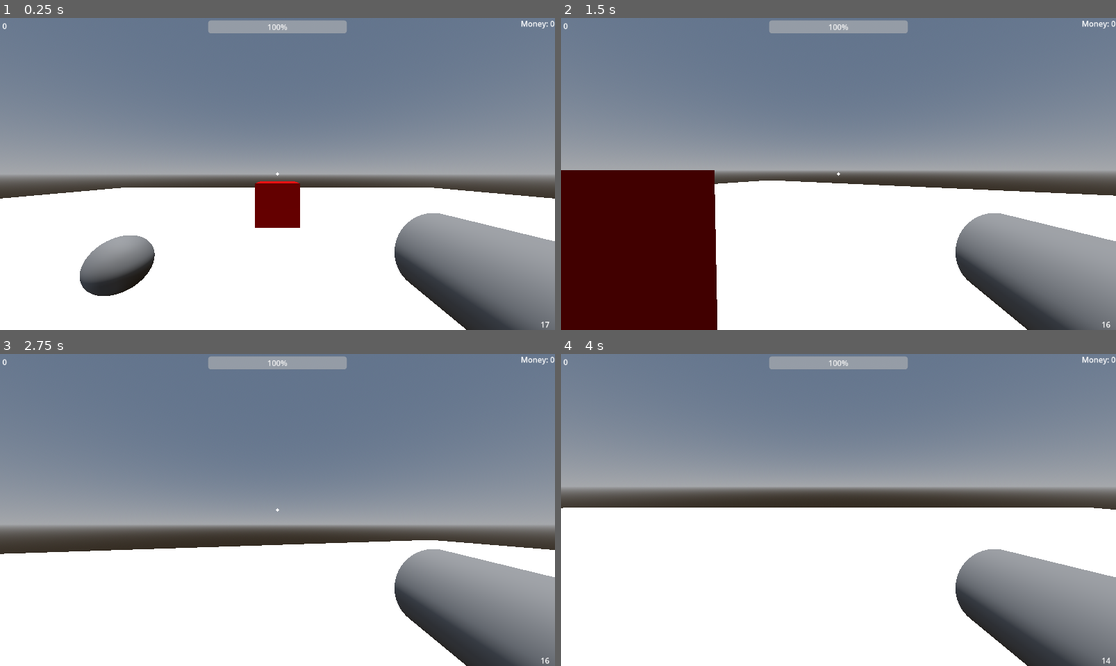
Above: before the commit, frames 1-4 (two rows, left to right).
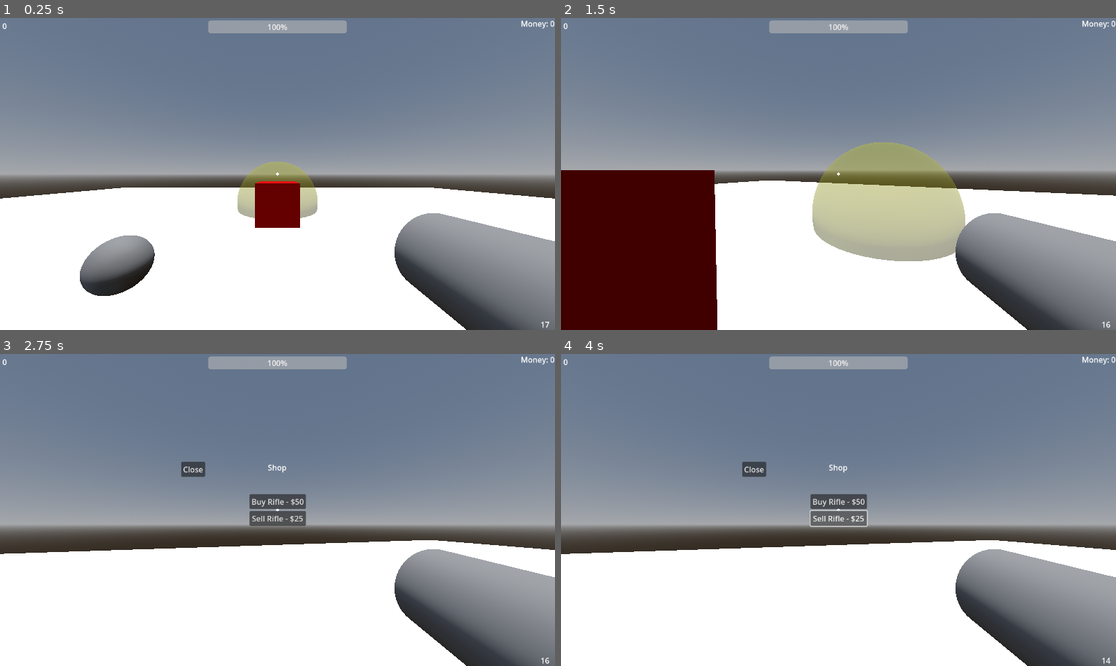
Above: after the commit, the same moments.

Repository: pneumatick/godot-project-a
Game: Godot game, scene res://Scenes/3d_scene_root.tscn
The game is run twice, just before and just after one commit, with the same random seed, the same clock (stepped at 60 frames per second) and the same inputs.
Inputs (mouse positions are in pixels of both pictures, inside the frame that each line leads up to):
- Up to frame 1 (0.25 s): no input
- Up to frame 2 (1.5 s): tap Enter (ui_accept) at 0.5, 0.77 s; move the mouse to (866, 174) at 0.52 s; press the mouse at (866, 174) at 0.53 s; hold W (move_forward) from 0.53 s (still down); move the mouse to (810, 174) at 1.27 s; release the mouse at (810, 174) at 1.28 s; tap Mouse wheel up (next_item) at 1.35 s
- Up to frame 3 (2.75 s): keep holding W (move_forward); tap Enter (ui_accept) at 1.52 s; move the mouse to (288, 503) at 2.02 s; hold Mouse wheel down (previous_item) from 2.03 s (still down)
- Up to frame 4 (4 s): release W (move_forward) at 2.75 s; release Mouse wheel down (previous_item) at 2.75 s; click (838, 500) at 2.75 s, where only the run after the commit has a clickable "Buy Rifle - $50"; click (838, 519) at 3.5 s, where only the run after the commit has a clickable "Sell Rifle - $25"

The runs differ from the first frame. In frame 1, 1.2% of the frame differs, in the area x 42-58%, y 46-65%; in frame 2, 8.4%; in frame 3, 1.2%; in frame 4, 25%, in the area x 0-100%, y 34-65%.

Commit message:
Implement shop feature

Diff:
--- a/Scenes/3d_scene_root.tscn
+++ b/Scenes/3d_scene_root.tscn
@@ -6,6 +6,7 @@
 [ext_resource type="PackedScene" uid="uid://ducw325a8ghny" path="res://Scenes/rifle_pickup.tscn" id="4_5rbum"]
 [ext_resource type="PackedScene" uid="uid://tldca8ygc1hw" path="res://Scenes/hud.tscn" id="4_kb1pf"]
 [ext_resource type="PackedScene" uid="uid://mlxqh5iqxvxs" path="res://Scenes/target.tscn" id="5_23mtt"]
+[ext_resource type="PackedScene" uid="uid://dulrda5jbt33a" path="res://Scenes/shop_zone.tscn" id="7_lyres"]
 
 [sub_resource type="BoxShape3D" id="BoxShape3D_sxnch"]
 size = Vector3(10, 1, 10)
@@ -83,9 +84,10 @@
 [node name="Pistol Pickup" parent="." instance=ExtResource("4_5rbum")]
 weapon_name = "Pistol"
 
+[node name="ShopZone" parent="." instance=ExtResource("7_lyres")]
+transform = Transform3D(5, 0, 0, 0, 5, 0, 0, 0, 5, 0, 0, -10)
+
 [connection signal="death" from="Player" to="." method="_on_player_death"]
-[connection signal="death" from="Player" to="HUD" method="_on_player_death"]
-[connection signal="money_change" from="Player" to="HUD" method="_on_player_money_change"]
 [connection signal="weapon_equipped" from="Player" to="HUD" method="_on_player_weapon_equipped"]
 [connection signal="weapon_reloaded" from="Player" to="HUD" method="_on_player_weapon_reloaded"]
 [connection signal="picked_up" from="Rifle Pickup" to="." method="_on_gun_pickup_picked_up"]
--- a/Scenes/hud.tscn
+++ b/Scenes/hud.tscn
@@ -1,7 +1,8 @@
-[gd_scene load_steps=4 format=3 uid="uid://tldca8ygc1hw"]
+[gd_scene load_steps=5 format=3 uid="uid://tldca8ygc1hw"]
 
 [ext_resource type="Script" uid="uid://bwsr8lcu0e48x" path="res://Scripts/crosshair.gd" id="1_37p78"]
 [ext_resource type="Script" uid="uid://dnu7pnurodndd" path="res://Scripts/hud.gd" id="1_64ctp"]
+[ext_resource type="Script" uid="uid://b2eigmfm3c46e" path="res://Scripts/shop_ui.gd" id="3_bjfho"]
 
 [sub_resource type="CanvasItemMaterial" id="CanvasItemMaterial_g5xil"]
 
@@ -77,3 +78,57 @@
 grow_vertical = 2
 mouse_filter = 2
 script = ExtResource("1_37p78")
+
+[node name="ShopUI" type="Control" parent="."]
+layout_mode = 3
+anchors_preset = 8
+anchor_left = 0.5
+anchor_top = 0.5
+anchor_right = 0.5
+anchor_bottom = 0.5
+offset_left = -200.0
+offset_top = -100.0
+offset_right = 200.0
+offset_bottom = 100.0
+grow_horizontal = 2
+grow_vertical = 2
+script = ExtResource("3_bjfho")
+
+[node name="Shop Label" type="Label" parent="ShopUI"]
+layout_mode = 1
+anchors_preset = 5
+anchor_left = 0.5
+anchor_right = 0.5
+offset_left = -20.0
+offset_right = 20.0
+offset_bottom = 23.0
+grow_horizontal = 2
+text = "Shop"
+
+[node name="VBoxContainer" type="VBoxContainer" parent="ShopUI"]
+layout_mode = 1
+anchors_preset = 8
+anchor_left = 0.5
+anchor_top = 0.5
+anchor_right = 0.5
+anchor_bottom = 0.5
+offset_left = -58.5
+offset_top = -33.0
+offset_right = 58.5
+offset_bottom = 33.0
+grow_horizontal = 2
+grow_vertical = 2
+
+[node name="Buy Rifle" type="Button" parent="ShopUI/VBoxContainer"]
+layout_mode = 2
+text = "Buy Rifle - $50"
+
+[node name="Sell Rifle" type="Button" parent="ShopUI/VBoxContainer"]
+layout_mode = 2
+text = "Sell Rifle - $25"
+
+[node name="Close" type="Button" parent="ShopUI"]
+layout_mode = 1
+offset_right = 8.0
+offset_bottom = 8.0
+text = "Close"
--- /dev/null
+++ b/Scenes/shop_zone.tscn
@@ -0,0 +1,22 @@
+[gd_scene load_steps=5 format=3 uid="uid://dulrda5jbt33a"]
+
+[ext_resource type="Script" uid="uid://dkyw73cqa5e5t" path="res://Scripts/shop_zone.gd" id="1_r1chn"]
+
+[sub_resource type="SphereShape3D" id="SphereShape3D_qmw6q"]
+
+[sub_resource type="StandardMaterial3D" id="StandardMaterial3D_lyres"]
+transparency = 1
+albedo_color = Color(0.669189, 0.665601, 3.85046e-07, 0.403922)
+
+[sub_resource type="SphereMesh" id="SphereMesh_fqem3"]
+material = SubResource("StandardMaterial3D_lyres")
+
+[node name="ShopZone" type="Area3D"]
+transform = Transform3D(5, 0, 0, 0, 5, 0, 0, 0, 5, 0, 0, 0)
+script = ExtResource("1_r1chn")
+
+[node name="CollisionShape3D" type="CollisionShape3D" parent="."]
+shape = SubResource("SphereShape3D_qmw6q")
+
+[node name="MeshInstance3D" type="MeshInstance3D" parent="."]
+mesh = SubResource("SphereMesh_fqem3")
--- a/Scripts/3d_scene_root.gd
+++ b/Scripts/3d_scene_root.gd
@@ -4,7 +4,8 @@
 
 # Called when the node enters the scene tree for the first time.
 func _ready() -> void:
-	pass
+	$ShopZone.player_entered_shop.connect(_on_player_entered_shop)
+	$ShopZone.player_exited_shop.connect(_on_player_exited_shop)
 
 # Called every frame. 'delta' is the elapsed time since the previous frame.
 func _process(delta: float) -> void:
@@ -20,3 +21,9 @@
 func _on_gun_pickup_picked_up(weapon_name: String) -> void:
 	# This also shouldn't need to exist...
 	print("World acknowledges that %s was picked up" % weapon_name)
+
+func _on_player_entered_shop(p):
+	$HUD/ShopUI.open_for_player(p)
+
+func _on_player_exited_shop(p):
+	$HUD/ShopUI.visible = false
--- a/Scripts/hud.gd
+++ b/Scripts/hud.gd
@@ -2,10 +2,11 @@
 
 @onready var ammo_label = get_node("Control/Ammo")
 @onready var money_label = get_node("Control/Money")
+@onready var player = get_node("../Player")
 
 # Called when the node enters the scene tree for the first time.
 func _ready() -> void:
-	pass # Replace with function body.
+	player.money_change.connect(_on_player_money_change)
 
 # Called every frame. 'delta' is the elapsed time since the previous frame.
 func _process(delta: float) -> void:
--- a/Scripts/player.gd
+++ b/Scripts/player.gd
@@ -23,7 +23,6 @@
 var _equipped_item_idx : int = 0
 var _weapon_scenes : Dictionary = {}
 var _alive : bool = true
-var _money : int = 0
 
 @export var tilt_lower_limit := deg_to_rad(-90.0)
 @export var tilt_upper_limit := deg_to_rad(90.0)
@@ -31,6 +30,7 @@
 @export var mouse_sensitivity : float = 0.5
 @export var health : int = DEFAULT_HEALTH
 @export var death_deduction : int = 15
+@export var money : int = 0
 
 # Nodes internal to scene
 @onready var right_hand : Node3D = get_node("Pivot/Camera3D/Right Hand")
@@ -122,8 +122,8 @@
 	_inventory = {}
 
 	# Deduct money
-	_money -= death_deduction
-	money_change.emit(_money)
+	money -= death_deduction
+	money_change.emit(money)
 
 	# Remove whatever is in the right hand
 	var right_hand_children = right_hand.get_children()
@@ -194,33 +194,69 @@
 	weapon_equipped.emit(_items[idx])
 	_equipped_item_idx = idx
 
-# Add an item to the player's inventory (and hand)
-func _add_item(item_name: String):
+# Add an item to the player's inventory (and hand, at least for now)
+func add_item(item_name: String):
 	print("Adding %s..." % item_name)
 	if _weapon_scenes.has(item_name):
-		var new_weapon = _weapon_scenes[item_name].instantiate()
-		right_hand.add_child(new_weapon)
-		_items.append(new_weapon)
-		_inventory[item_name] = new_weapon
-		if _items.size() == 1:
-			_equip_item(0)
+		# Add item if not already owned, otherwise replenish ammo
+		if not _inventory.has(item_name):
+			var new_weapon = _weapon_scenes[item_name].instantiate()
+			right_hand.add_child(new_weapon)
+			_items.append(new_weapon)
+			_inventory[item_name] = new_weapon
+			if _items.size() == 1:
+				_equip_item(0)
+			else:
+				new_weapon.unequip()
+			weapon_picked_up.emit(new_weapon)
 		else:
-			new_weapon.unequip()
-		weapon_picked_up.emit(new_weapon)
+			# Handle weapon acquisition by reloading
+			if _weapon_scenes.has(item_name):
+				var weapon = _inventory[item_name]
+				weapon.load_ammo(weapon.max_ammo)
+				if weapon == _items[_equipped_item_idx]:
+					weapon_reloaded.emit(weapon)
 	else:
 		print("Unknown item %s" % item_name)
+
+func remove_item(item_name: String) -> bool:
+	var removed = true
+
+	print("Removing %s" % item_name)
+	if _inventory.has(item_name):
+		for i in range(_items.size()):
+			if _items[i] == _inventory[item_name]:
+				_items.remove_at(i)
+				# Equip the next item if possible
+				_equip_item(wrapi(i + 1, 0, _items.size()))
+				break
+		_inventory[item_name].queue_free()
+		_inventory.erase(item_name)
+	else:
+		print("Player does not have %s" % item_name)
+		removed = false
+
+	return removed
 
 # Handle gun pickups
 func _on_gun_pickup_picked_up(weapon_name: String) -> void:
-	if _inventory.has(weapon_name):
-		var weapon = _inventory[weapon_name]
-		weapon.load_ammo(weapon.max_ammo)
-		if weapon == _items[_equipped_item_idx]:
-			weapon_reloaded.emit(weapon)
-	else:
-		_add_item(weapon_name)
+	add_item(weapon_name)
 	print("Picked up weapon: ", weapon_name)
 
 func _on_target_destroyed(value: int) -> void:
-	_money += value
-	money_change.emit(_money)
+	add_money(value)
+
+func add_money(amount: int) -> void:
+	money += amount
+	money_change.emit(money)
+
+func remove_money(amount: int) -> bool:
+	var successful = true
+
+	if money - amount >= 0:
+		money -= amount
+		money_change.emit(money)
+	else:
+		successful = false
+
+	return successful
--- /dev/null
+++ b/Scripts/shop_ui.gd
@@ -0,0 +1,36 @@
+extends Control
+
+var _player = null
+
+func _ready() -> void:
+	visible = false
+	$"VBoxContainer/Buy Rifle".pressed.connect(_on_buy_rifle_pressed)
+	$"VBoxContainer/Sell Rifle".pressed.connect(_on_sell_rifle_pressed)
+	$Close.pressed.connect(_on_close_pressed)
+
+func open_for_player(player):
+	visible = true
+	_player = player
+	Input.set_mouse_mode(Input.MOUSE_MODE_VISIBLE)
+
+func _on_buy_rifle_pressed():
+	if _player.money >= 50:
+		var has_enough = _player.remove_money(50)
+		if has_enough:
+			_player.add_item("Rifle")
+			print("Player bought a rifle!")
+		else:
+			print("Player does not have enough money")
+
+func _on_sell_rifle_pressed():
+	var removed = _player.remove_item("Rifle")
+	if removed:
+		_player.add_money(25)
+		print("Player sold a rifle!")
+	else:
+		print("Rifle sale unsuccessful")
+
+func _on_close_pressed():
+	visible = false
+	_player = null
+	Input.set_mouse_mode(Input.MOUSE_MODE_CAPTURED)
--- /dev/null
+++ b/Scripts/shop_zone.gd
@@ -0,0 +1,21 @@
+extends Node
+
+signal player_entered_shop(player)
+signal player_exited_shop(player)
+
+# Called when the node enters the scene tree for the first time.
+func _ready() -> void:
+	self.body_entered.connect(_on_body_entered)
+	self.body_exited.connect(_on_body_exited)
+	pass
+
+func _on_body_entered(body):
+	if body.name == "Player":
+		print("Player entered shop")
+		emit_signal("player_entered_shop", body)
+
+func _on_body_exited(body):
+	if body.name == "Player":
+		print("Player exited shop")
+		emit_signal("player_exited_shop", body)
+		Input.set_mouse_mode(Input.MOUSE_MODE_CAPTURED)
Not shown: 1 places in Scenes/3d_scene_root.tscn that only renumber resources
